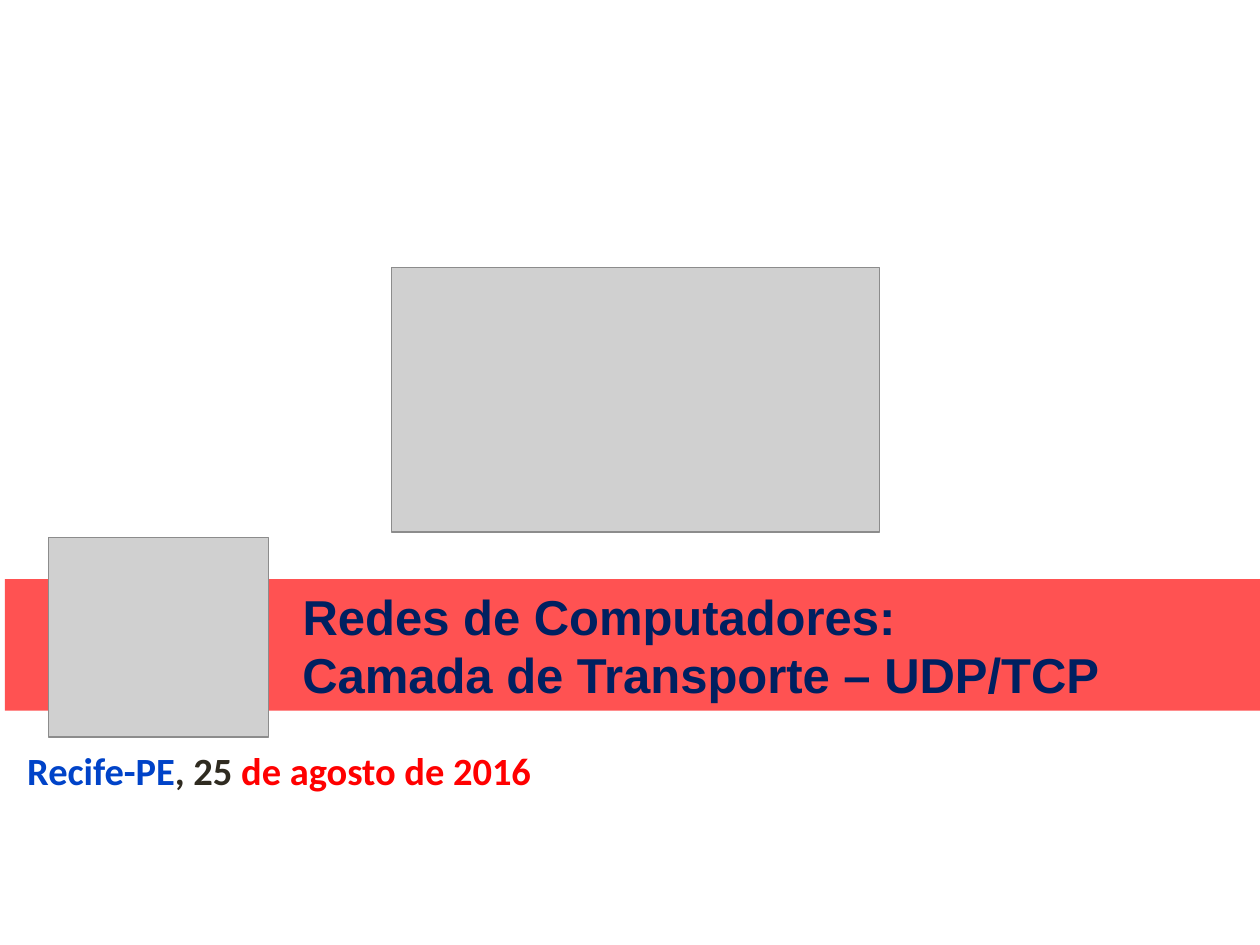
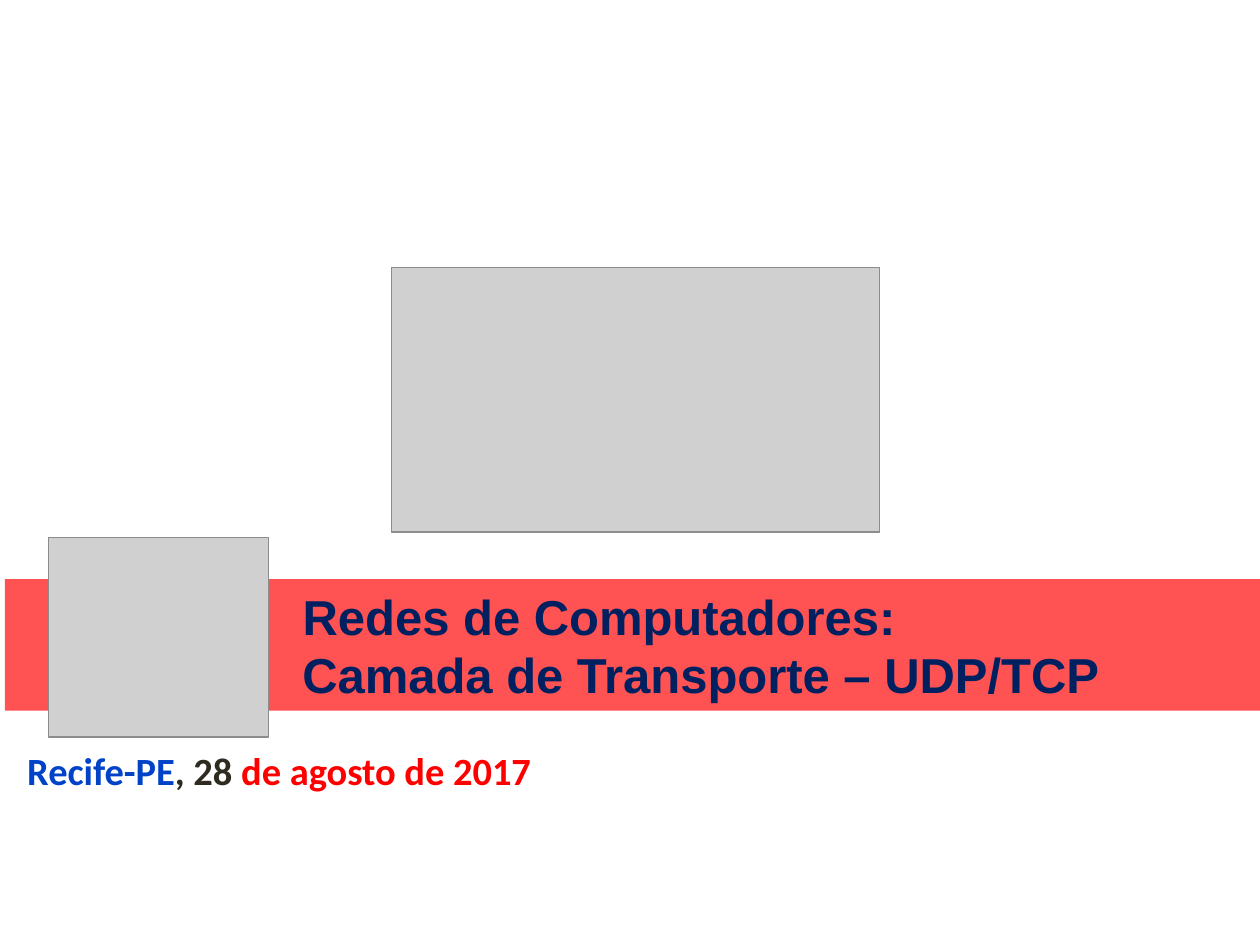
Before and after one commit to niviaquental/niviaquental.github.io, a slide deck: slide 1 of Presentations/Aula05-Transporte-UDP-TCP/05-Transporte-UDP-TCP.pptx. Drawn at 1260x945 pixels with LibreOffice and Linux fonts; fonts in the diff are those of the drawing; grey boxes stand for pictures; background and template pictures are left out. Boxes give left, top, right and bottom in pixels: in the first picture for what was removed or moved away, otherwise in the second. Text is boxed around its words. In the diff, an @@ line names an element or a change of style, - is before the commit and + after.

```diff
--- a/Presentations/Aula05-Transporte-UDP-TCP/05-Transporte-UDP-TCP.pptx
+++ b/Presentations/Aula05-Transporte-UDP-TCP/05-Transporte-UDP-TCP.pptx
@@ text at [27, 758, 531, 792]: text changed @@
-Recife-PE, 25 de agosto de 2016
+Recife-PE, 28 de agosto de 2017
```
Also in this commit, not shown: 4 other slides changed, 1 other file.
